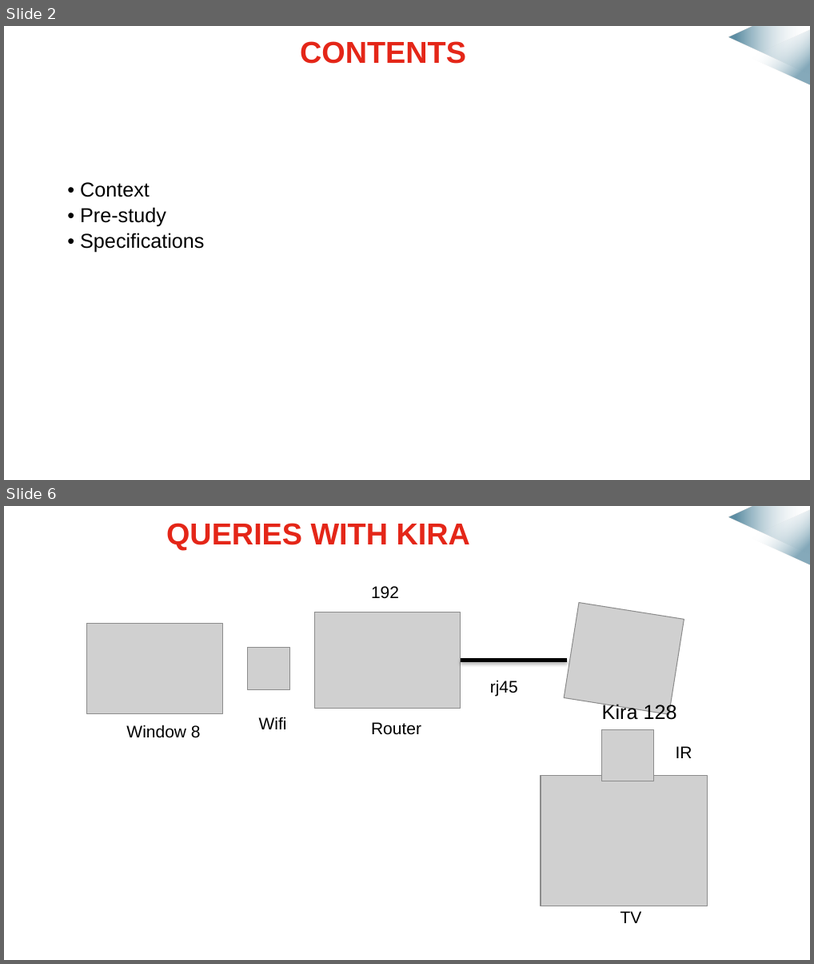
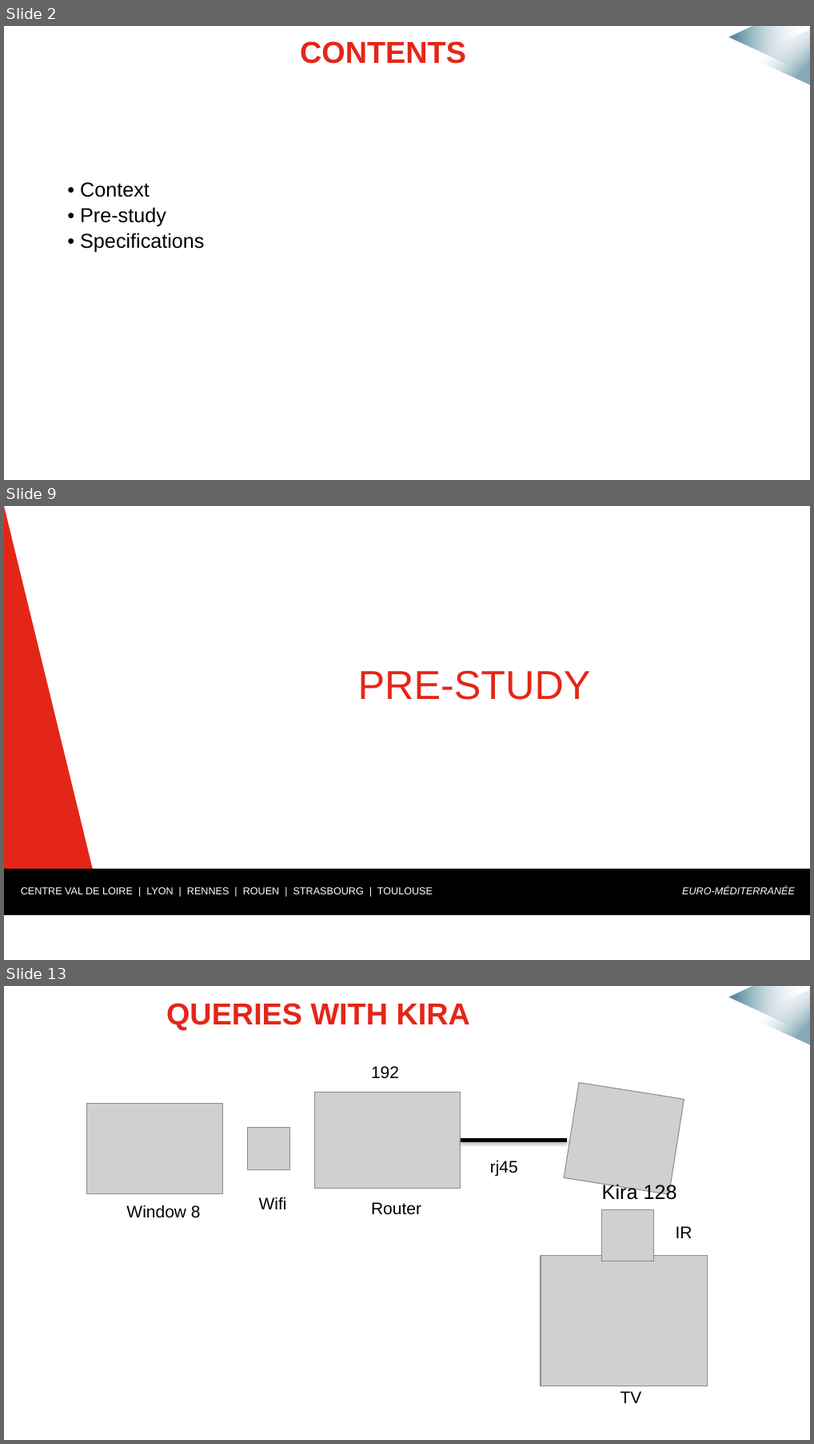
Before and after one commit to mmeven/EP_Domotique_Tablette, a slide deck: Rendu/Diapo_prototype_janvier.pptx. Shown one above the other, each under a label of ours: slides 2 and 6 before the commit, slides 2, 9 and 13 after it; the slides between them are not shown. The pictures are 814x964 and 814x1444 pixels, drawn with LibreOffice and Linux fonts; fonts in the diff are those of the drawing; grey boxes stand for pictures; background and template pictures are left out. Boxes give left, top, right and bottom in pixels: in the first picture for what was removed or moved away, otherwise in the second. Text is boxed around its words. In the diff, an @@ line names an element or a change of style, - is before the commit and + after.

```diff
--- a/Rendu/Diapo_prototype_janvier.pptx
+++ b/Rendu/Diapo_prototype_janvier.pptx
@@ slide 9 added at [4,506,810,960], background #FFFFFF; not listed: 2 template elements that a slide beside it also shows @@
@@ right triangle added at [4,506,114,959], fill #E42618 @@
@@ right triangle added at [239,506,350,959], fill #FFFFFF @@
@@ rectangle added at [726,506,810,600], fill #FFFFFF @@
@@ title added at [358,671,591,700], 36 pt, text #E42618 @@
+PRE-STUDY
@@ rectangle added at [4,868,810,915], fill #000000 @@
@@ text added at [21,887,433,894], 9 pt, text #FFFFFF @@
+CENTRE VAL DE LOIRE | LYON | RENNES | ROUEN | STRASBOURG | TOULOUSE
@@ text added at [682,886,795,894], 9 pt, text #FFFFFF, italic @@
+EURO-MÉDITERRANÉE
@@ rectangle added at [4,915,810,960], fill #FFFFFF @@
@@ what was slide 6 is now slide 13 @@
```
Also in this commit, not shown: 4 slides changed, 8 other slides added.
